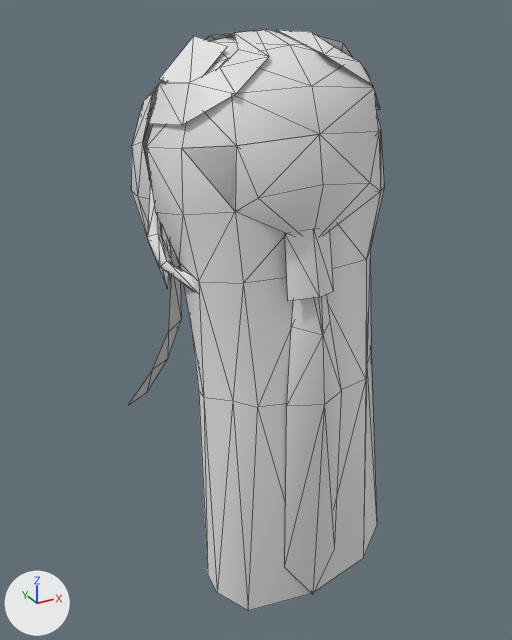
The glTF model assets/Converted Models/HairStyle/Human Female/Wizard female hair 56.glb as it was, and as the next commit left it.
Both versions are drawn from a 50 mm camera at (-0.259, -0.484, 0.176) aimed at (-0.001, -0.014, -0.059). Arrows for +X, +Y and +Z are at lower left; the lights stay in place. The older version comes first. Mesh edges are drawn as thin lines.

The first picture shows '��ʦŮͷ��56_0', '��ʦŮͷ��56_1'.
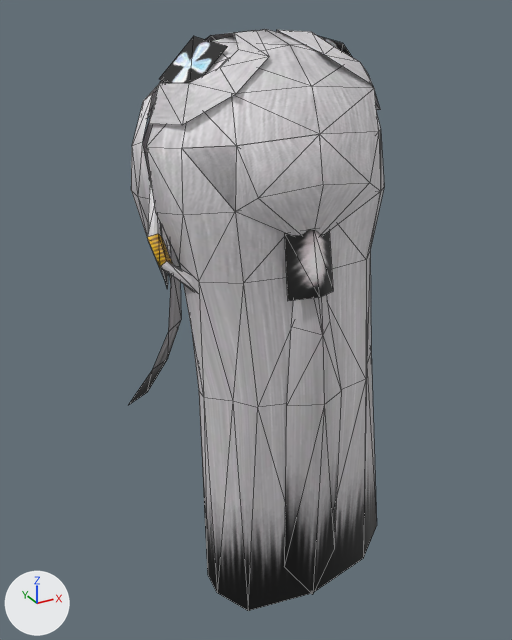
Location of each change, [x1, y1, x2, y2] in pixels of the pictures (512 x 640 px):
```json
{"object": "��ʦŮͷ��56_0", "change": "recoloured", "before": [129, 29, 382, 611], "after": [129, 29, 382, 611]}
{"object": "��ʦŮͷ��56_1", "change": "recoloured", "before": [147, 36, 353, 301], "after": [147, 36, 353, 301]}
```

Edits to the scene script, one JSON object a line:
```json
{"op": "add", "block": "img_tex_6960625011649863546_dds", "code": ["img_tex_6960625011649863546_dds = load_image('tex_6960625011649863546.dds', '_unpacked/tex_6960625011649863546.dds', 512, 512, 'sRGB')"]}
{"op": "add", "block": "img_tex_6055092352253804169_dds", "code": ["img_tex_6055092352253804169_dds = load_image('tex_6055092352253804169.dds', '_unpacked/tex_6055092352253804169.dds', 512, 512, 'sRGB')"]}
{"op": "add", "block": "mat_法师女头发56_1_mat", "code": ["mat_法师女头发56_1_mat = principled_material('法师女头发56_1_mat')", "mat_法师女头发56_1_mat.texture = img_tex_6960625011649863546_dds"]}
{"op": "add", "block": "mat_法师女头发56_0_mat", "code": ["mat_法师女头发56_0_mat = principled_material('法师女头发56_0_mat')", "mat_法师女头发56_0_mat.texture = img_tex_6055092352253804169_dds"]}
{"block": "me_ʦůͷ__56_0", "where": "me_ʦůͷ__56_0.from_pydata(...)  # 217 vertices, 290 faces; spans x -0.09..0.09, y -0.115..0.09, z -0.275..0.163"}
{"op": "add", "block": "me_ʦůͷ__56_0", "code": "me_ʦůͷ__56_0.materials.append(mat_法师女头发56_0_mat)  # picture img_tex_6055092352253804169_dds"}
{"block": "me_ʦůͷ__56_1", "where": "me_ʦůͷ__56_1.from_pydata(...)  # 22 vertices, 16 faces; spans x -0.09..0.077, y -0.109..-0.006, z -0.008..0.159"}
{"op": "add", "block": "me_ʦůͷ__56_1", "code": "me_ʦůͷ__56_1.materials.append(mat_法师女头发56_1_mat)  # picture img_tex_6960625011649863546_dds"}
```
